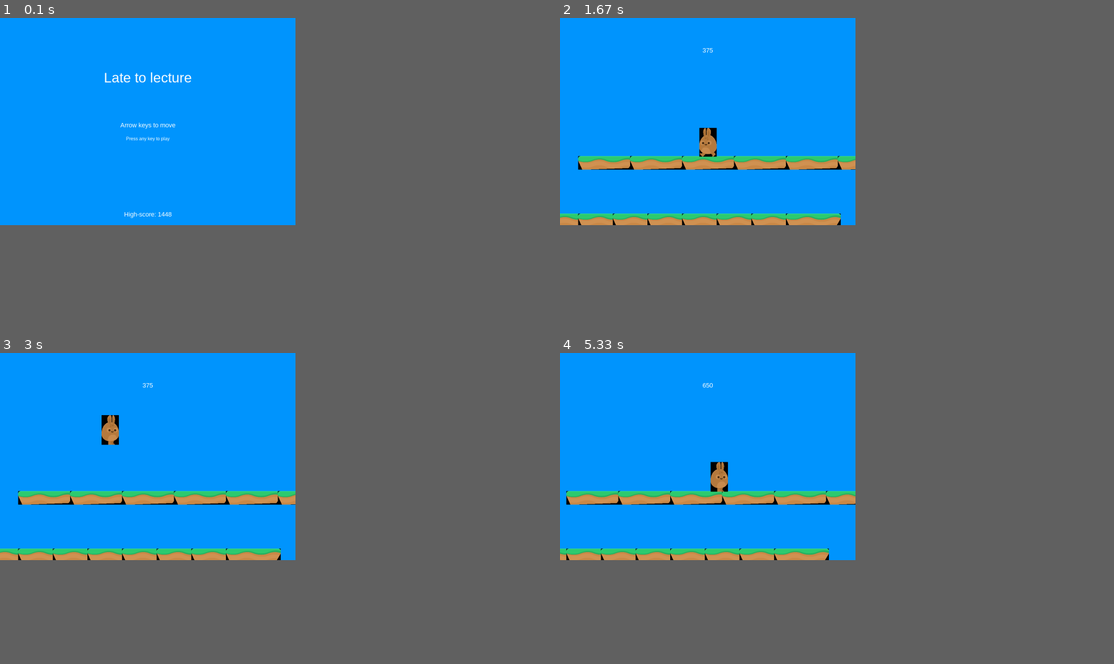
Above: before the commit, frames 1-4 (two rows, left to right).
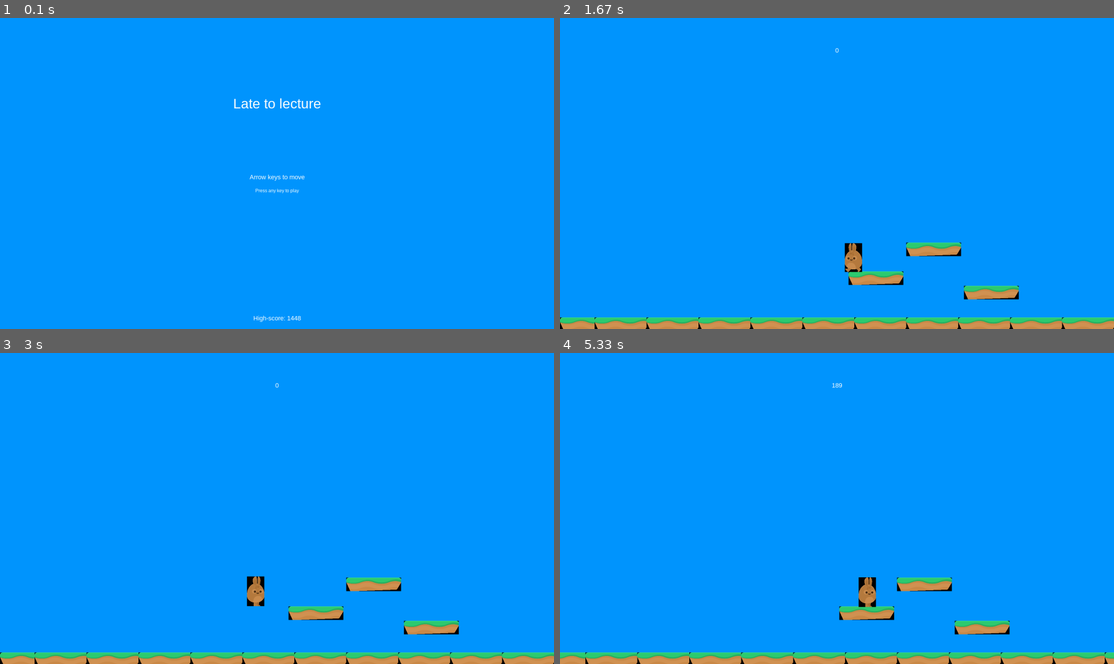
Above: after the commit, the same moments.

Repository: ThomasNose/PygameGame
Game: pygame game, started from Game.py
Same seed, same stepped clock (60 frames per second), same inputs: the game is played once before the commit and once after it.
Inputs:
- Up to frame 1 (0.1 s): no input
- Up to frame 2 (1.67 s): hold Right 0.33-0.8 s; hold Right 0.83-1.3 s; hold Left from 1.33 s (still down)
- Up to frame 3 (3 s): release Left at 1.87 s; hold Left 1.9-2.3 s; hold Up 2.33-2.7 s; hold Right from 2.73 s (still down)
- Up to frame 4 (5.33 s): release Right at 3.37 s; hold Left 3.4-3.87 s; hold Right 3.9-4.37 s; hold Up 4.4-4.7 s; hold Right 4.73-5.2 s; hold Left from 5.23 s (still down)
The window is 480x337 before the commit and 900x506 after it. Grey fills any space a smaller window leaves; there, only what the larger window draws over its background counts as a difference.

The runs differ from the first frame. In frame 1, 0.8% of the frame differs, in the area x 18-58%, y 17-98%; in frame 2, 9.9%; in frame 3, 9.9%; in frame 4, 10%, in the area x 0-100%, y 9-100%.

Commit message:
Add files via upload
Bigger map.

Diff:
--- a/Game.py
+++ b/Game.py
@@ -10,7 +10,7 @@
 from sprites import *
 from os import path
 
-music = ['Medium.ogg','Dummy.ogg','CORE.ogg','Oi_Nah.mp3']
+music = ['Medium.ogg','Dummy.ogg','CORE.ogg','Hopes_Dreams.ogg']
 
 
 class Game:
--- a/settings.py
+++ b/settings.py
@@ -1,8 +1,9 @@
 import pygame as pg
+import numpy as np
 #game options
 TITLE="Late to lecture"
-WIDTH=1024
-HEIGHT=720
+WIDTH=1920
+HEIGHT=1080
 FPS=60
 FONT_NAME = 'arial'
 HS_FILE = "highscore.txt"
@@ -17,31 +18,28 @@
 PLAYER_LIVES=3
 
 #starting platforms
+
 PLATFORM_LIST = [(0,HEIGHT - 40, 2*WIDTH, 40),
                  (120,HEIGHT - 40, 2*WIDTH, 40),
-                 (240,HEIGHT - 40, 2*WIDTH, 40),
-                 (360,HEIGHT - 40, 2*WIDTH, 40),
+                 (300,HEIGHT - 40, 2*WIDTH, 40),
                  (480,HEIGHT - 40, 2*WIDTH, 40),
-                 (600,HEIGHT - 40, 2*WIDTH, 40),
-                 (720,HEIGHT - 40, 2*WIDTH, 40),
+                 (660,HEIGHT - 40, 2*WIDTH, 40),
                  (840,HEIGHT - 40, 2*WIDTH, 40),
-                 (120,HEIGHT - 240, 2*WIDTH, 40),
-                 (300,HEIGHT - 240, 2*WIDTH, 40),
-                 (480,HEIGHT - 240, 2*WIDTH, 40),
-                 (660,HEIGHT - 240, 2*WIDTH, 40),
-                 (840,HEIGHT - 240, 2*WIDTH, 40),
-                 (1020,HEIGHT - 240, 2*WIDTH, 40),
-                 (1200,HEIGHT - 240, 2*WIDTH, 40),
-                 (1380,HEIGHT - 240, 2*WIDTH, 40),
-                 (1560,HEIGHT - 240, 2*WIDTH, 40),
-                 (1740,HEIGHT - 240, 2*WIDTH, 40),
-                 (1920,HEIGHT - 240, 2*WIDTH, 40),
-                 (2100,HEIGHT - 240, 2*WIDTH, 40),
-                 (2280,HEIGHT - 240, 2*WIDTH, 40),
-                 (2460,HEIGHT - 240, 2*WIDTH, 40),
-                 (2640,HEIGHT - 240, 2*WIDTH, 40),
-                 (2820,HEIGHT - 240, 2*WIDTH, 40),
-                 (3000,HEIGHT - 240, 2*WIDTH, 40)]
+                 (1020,HEIGHT - 40, 2*WIDTH, 40),
+                 (1200,HEIGHT - 40, 2*WIDTH, 40),
+                 (1380,HEIGHT - 40, 2*WIDTH, 40),
+                 (1560,HEIGHT - 40, 2*WIDTH, 40),
+                 (1740,HEIGHT - 40, 2*WIDTH, 40),
+                 (1920,HEIGHT - 40, 2*WIDTH, 40),
+                 (2100,HEIGHT - 40, 2*WIDTH, 40),
+                 (2280,HEIGHT - 40, 2*WIDTH, 40),
+                 (2460,HEIGHT - 40, 2*WIDTH, 40),
+                 (2640,HEIGHT - 40, 2*WIDTH, 40),
+                 (2820,HEIGHT - 40, 2*WIDTH, 40),
+                 (3000,HEIGHT - 40, 2*WIDTH, 40),
+                 (1000,HEIGHT - 200, 2*WIDTH, 40),
+                 (1200,HEIGHT - 300, 2*WIDTH, 40),
+                 (1400,HEIGHT - 150, 2*WIDTH, 40)]
 
 FLOOR_LIST = [(0,HEIGHT - 40, 2*WIDTH, 40)]
 
